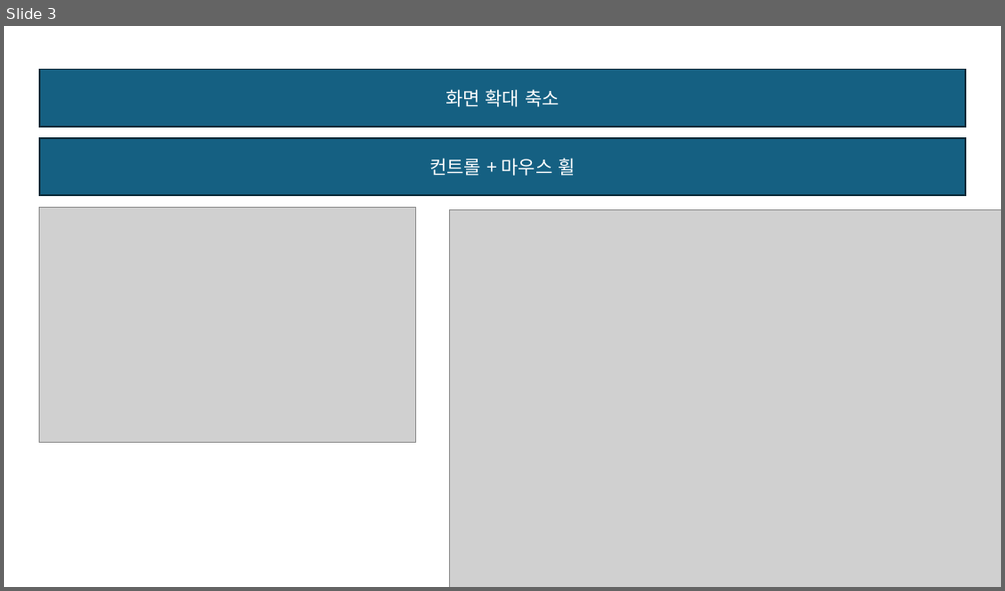
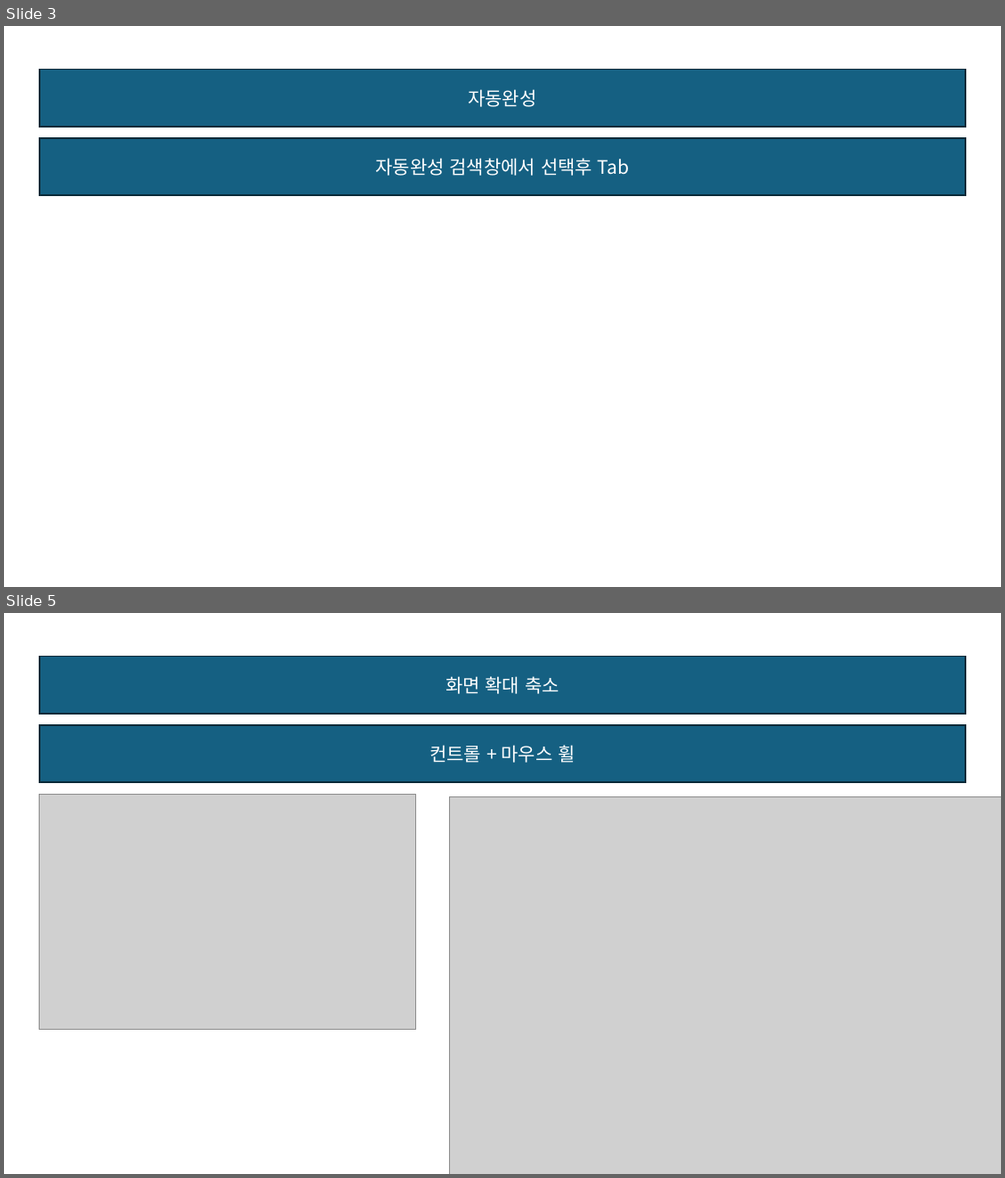
Before and after one commit to JaeSuGang/AssortRockAssignment, a slide deck: DOC/공통문서/비주얼스튜디오 단축키.pptx. Shown one above the other, each under a label of ours: slide 3 before the commit, slides 3 and 5 after it; the slides between them are not shown. The pictures are 1005x591 and 1005x1178 pixels, drawn with LibreOffice and Linux fonts; fonts in the diff are those of the drawing; grey boxes stand for pictures. Boxes give left, top, right and bottom in pixels: in the first picture for what was removed or moved away, otherwise in the second. Text is boxed around its words. In the diff, an @@ line names an element or a change of style, - is before the commit and + after.

```diff
--- a/DOC/공통문서/비주얼스튜디오 단축키.pptx
+++ b/DOC/공통문서/비주얼스튜디오 단축키.pptx
@@ slide 3 added at (4, 26, 1001, 587), background #FFFFFF @@
@@ rectangle added at (39, 70, 965, 127), fill #156082, outline #092A39 1.5 pt, 18 pt, text #FFFFFF @@
+자동완성
@@ rectangle added at (39, 138, 965, 196), fill #156082, outline #092A39 1.5 pt, 18 pt, text #FFFFFF @@
+자동완성 검색창에서 선택후 Tab
@@ what was slide 3 is now slide 5 @@
```
Also in this commit, not shown: 1 other slide added, 3 other files.
